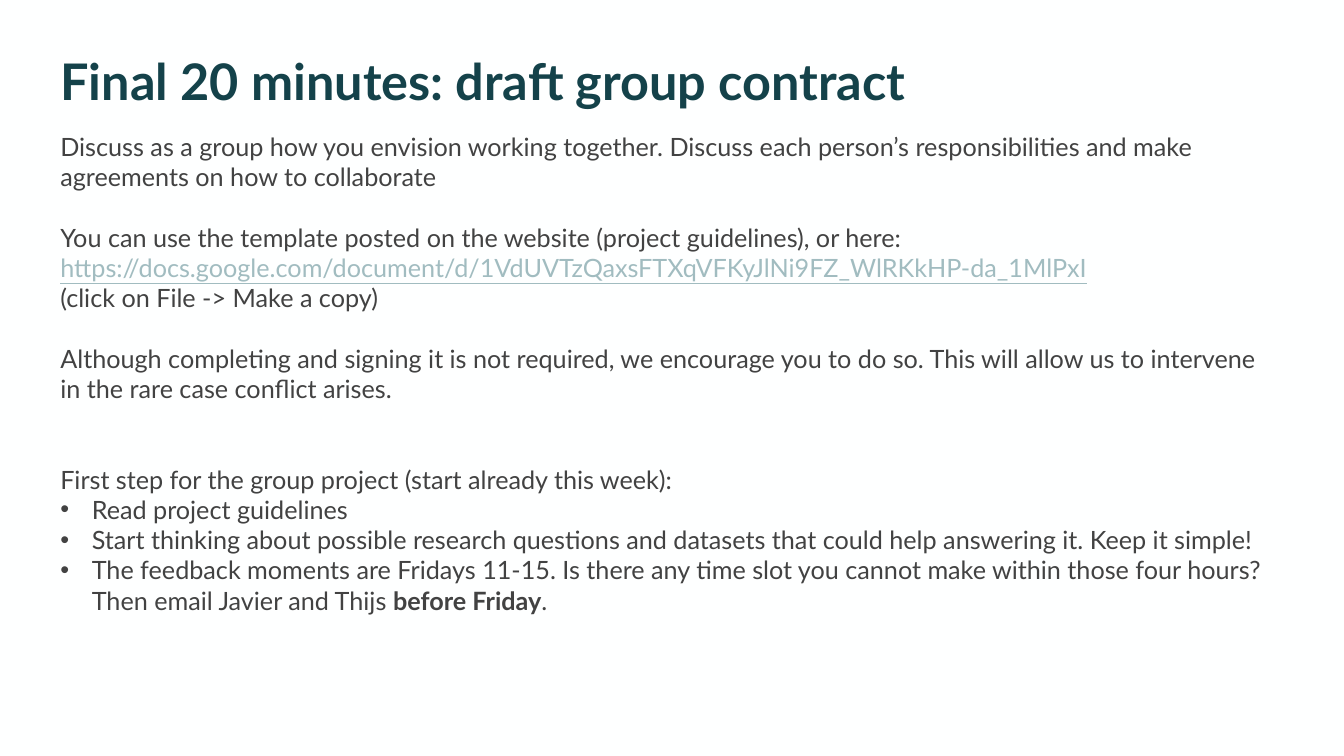
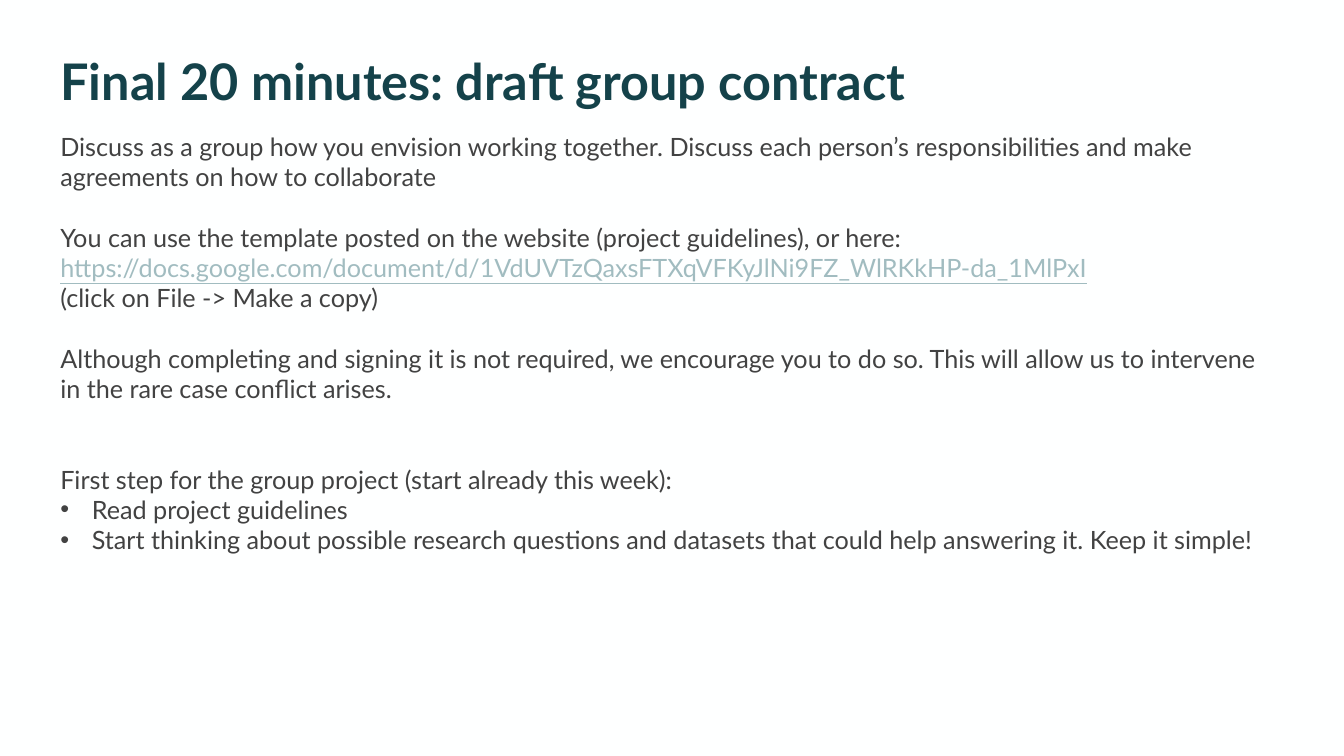
Before and after one commit to digitalTraceData/digitalTraceData.github.io, a slide deck: slide 12 of materials/Lab_Project_info.pptx. Drawn at 1344x756 pixels with LibreOffice and Linux fonts; fonts in the diff are those of the drawing. Boxes give left, top, right and bottom in pixels: in the first picture for what was removed or moved away, otherwise in the second. Text is boxed around its words. In the diff, an @@ line names an element or a change of style, - is before the commit and + after.

```diff
--- a/materials/Lab_Project_info.pptx
+++ b/materials/Lab_Project_info.pptx
@@ text at (92, 560, 1260, 614): paragraph removed @@
-• The feedback moments are Fridays 11-15. Is there any time slot you cannot make within those four hours? Then email Javier and Thijs before Friday.
```
Also in this commit, not shown: 3 other slides changed, 2 other files.
